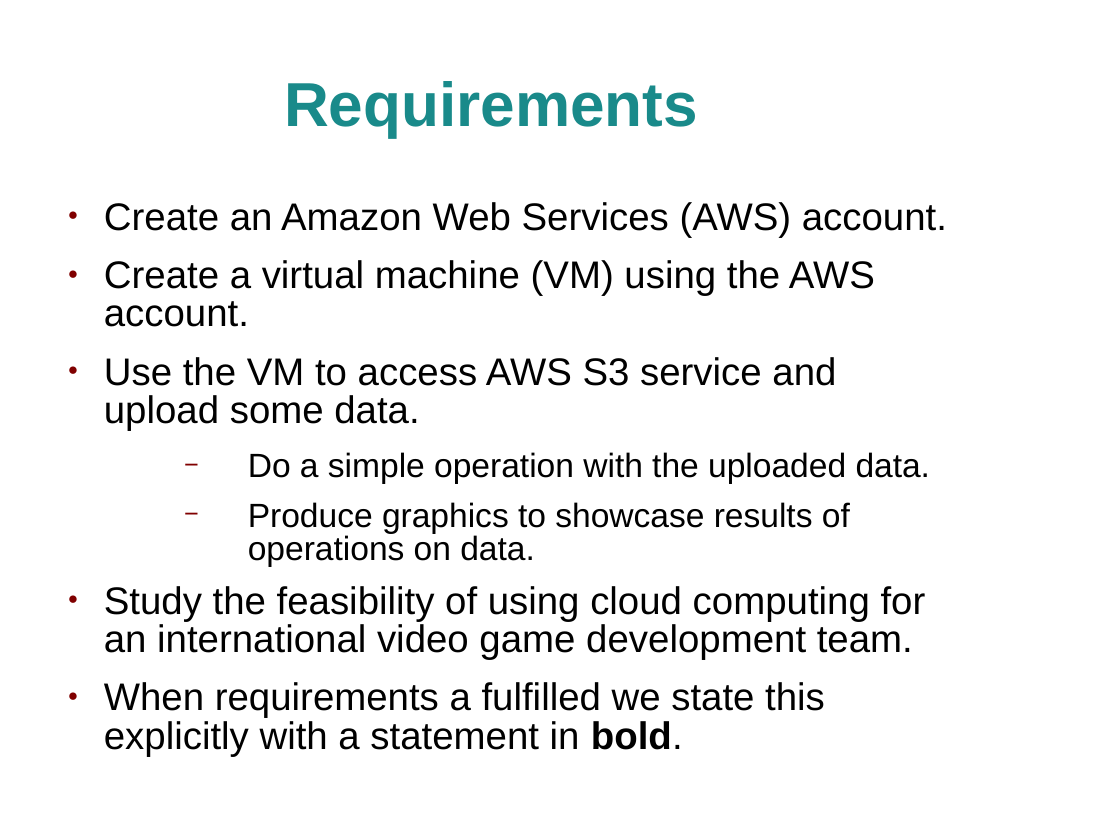
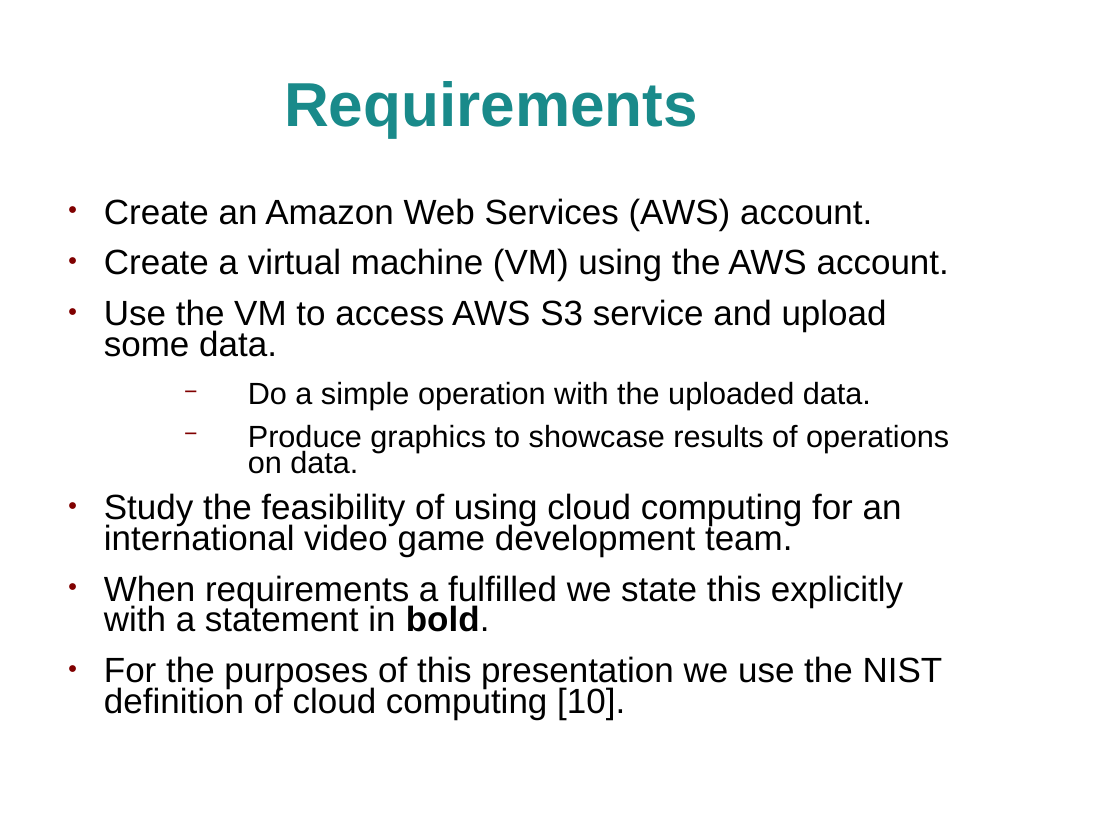
Before and after one commit to jhancock1975/cloud, a slide deck: slide 2 of assignment-1/assignment-1.ppt. Drawn at 1120x840 pixels with LibreOffice and Linux fonts; fonts in the diff are those of the drawing; background and template pictures are left out. Boxes give left, top, right and bottom in pixels: in the first picture for what was removed or moved away, otherwise in the second. Text is boxed around its words. In the diff, an @@ line names an element or a change of style, - is before the commit and + after.

```diff
--- a/assignment-1/assignment-1.ppt
+++ b/assignment-1/assignment-1.ppt
@@ text at [104, 198, 949, 632]: size 27.2 to 24.8 pt in "Create an Amazon Web Services (AWS) account.", "Create a virtual machine (VM) using the ...", "Use the VM to access AWS S3 ...", "Study the feasibility of using cloud computing ..." and 1 more places; size 23.8 to 21.7 pt in "Do a simple operation with the uploaded ...", "Produce graphics to showcase results of operations ..."; line spacing 0.83 to 0.73 @@
@@ text at [104, 656, 943, 720]: paragraph added @@
+● For the purposes of this presentation we use the NIST definition of cloud computing [10].
```
Also in this commit, not shown: 1 other slide changed, 16 slides added, 1 slide removed, 4 other files.
